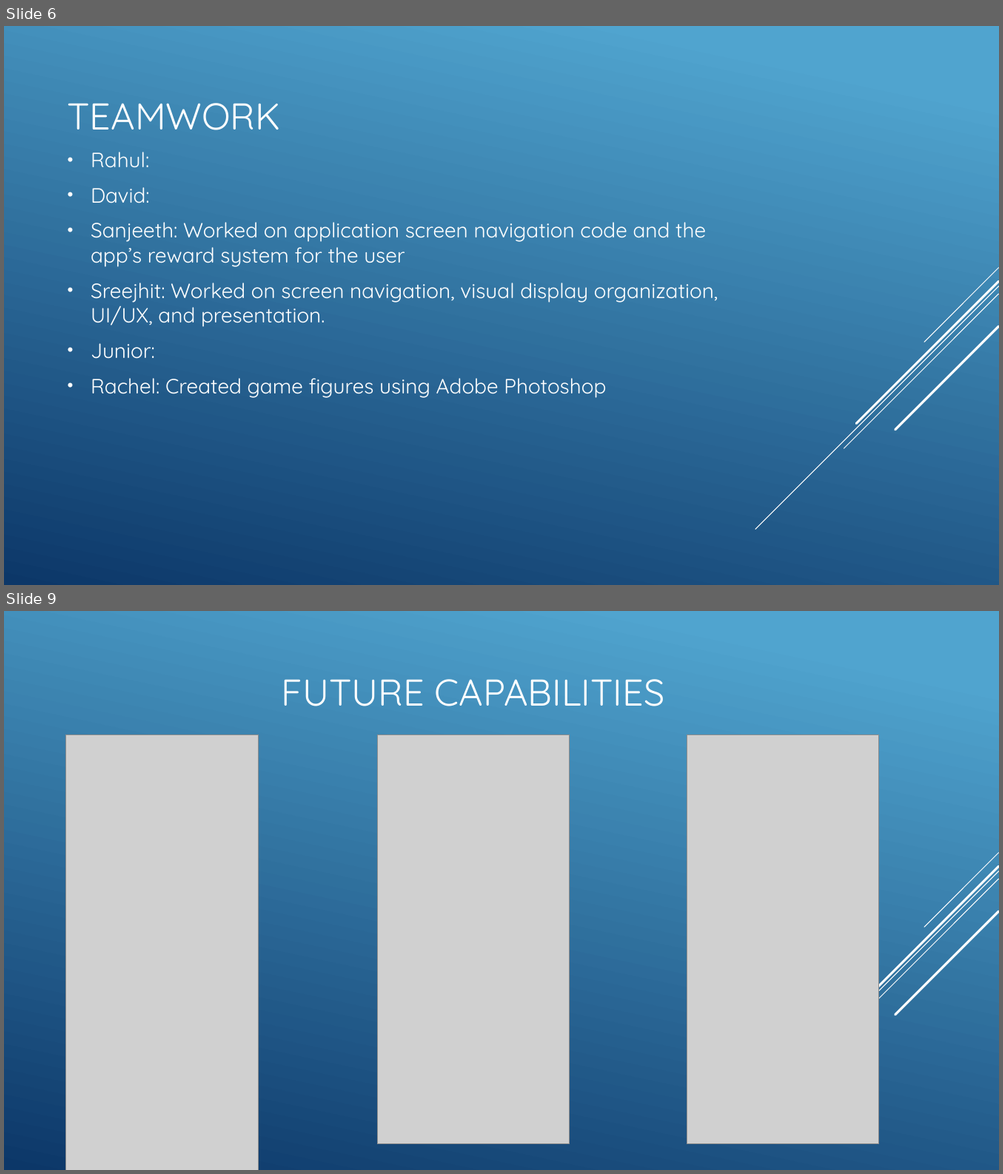
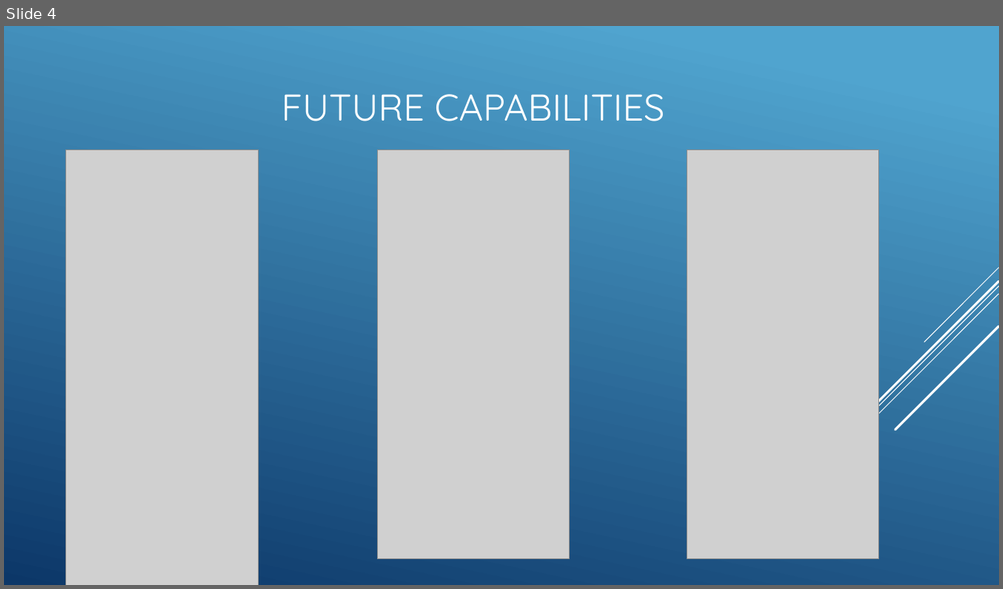
Before and after one commit to Tampa2017/team-8, a slide deck: JP Morgan Code for Good 2017 Presentation.pptx. Shown one above the other, each under a label of ours: slides 6 and 9 before the commit, slide 4 after it; the slides between them are not shown. The pictures are 1003x1174 and 1003x589 pixels, drawn with LibreOffice and Linux fonts; fonts in the diff are those of the drawing; grey boxes stand for pictures. Boxes give left, top, right and bottom in pixels: in the first picture for what was removed or moved away, otherwise in the second. Text is boxed around its words. In the diff, an @@ line names an element or a change of style, - is before the commit and + after.

```diff
--- a/JP Morgan Code for Good 2017 Presentation.pptx
+++ b/JP Morgan Code for Good 2017 Presentation.pptx
@@ slide 6 removed at [4,26,999,585], background gradient #51A5CF to #0D3868; not listed: 5 template elements that a slide beside it also shows @@
@@ title removed at [68,103,281,130] @@
-TEAMWORK
@@ text removed at [91,152,718,398] @@
-• Rahul:
-• David:
-• Sanjeeth: Worked on application screen navigation code and the app’s reward system for the user
-• Sreejhit: Worked on screen navigation, visual display organization, UI/UX, and presentation.
-• Junior:
-• Rachel: Created game figures using Adobe Photoshop
@@ what was slide 9 is now slide 4 @@
```
Also in this commit, not shown: 3 slides changed, 5 other slides removed, 12 other files.
